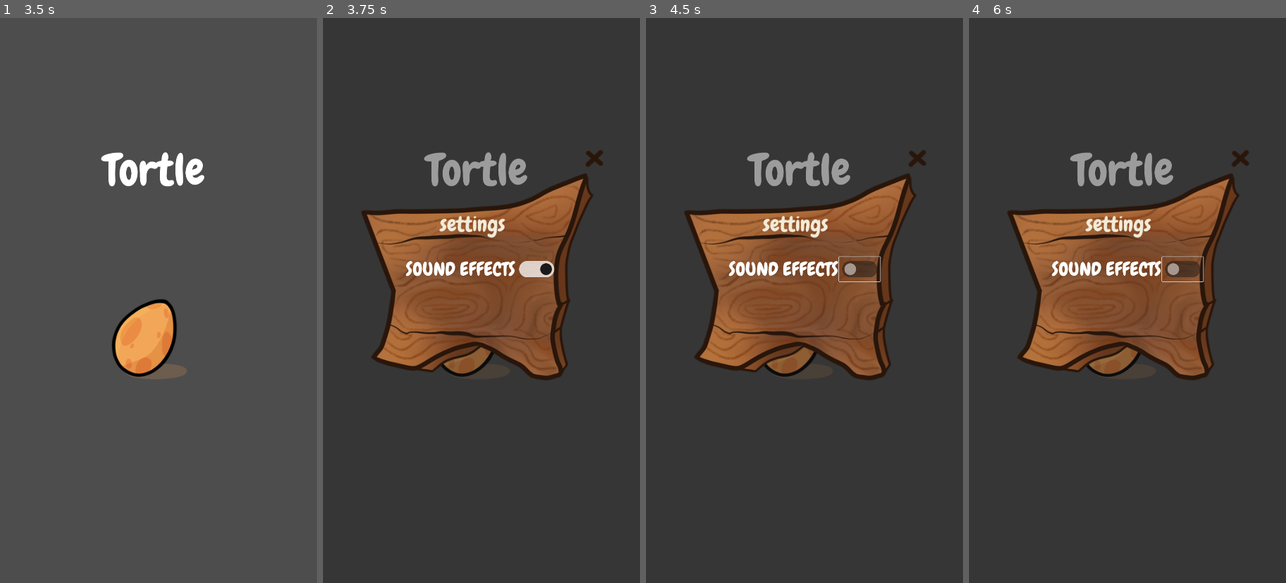
Above: before the commit, frames 1-4 (left to right).
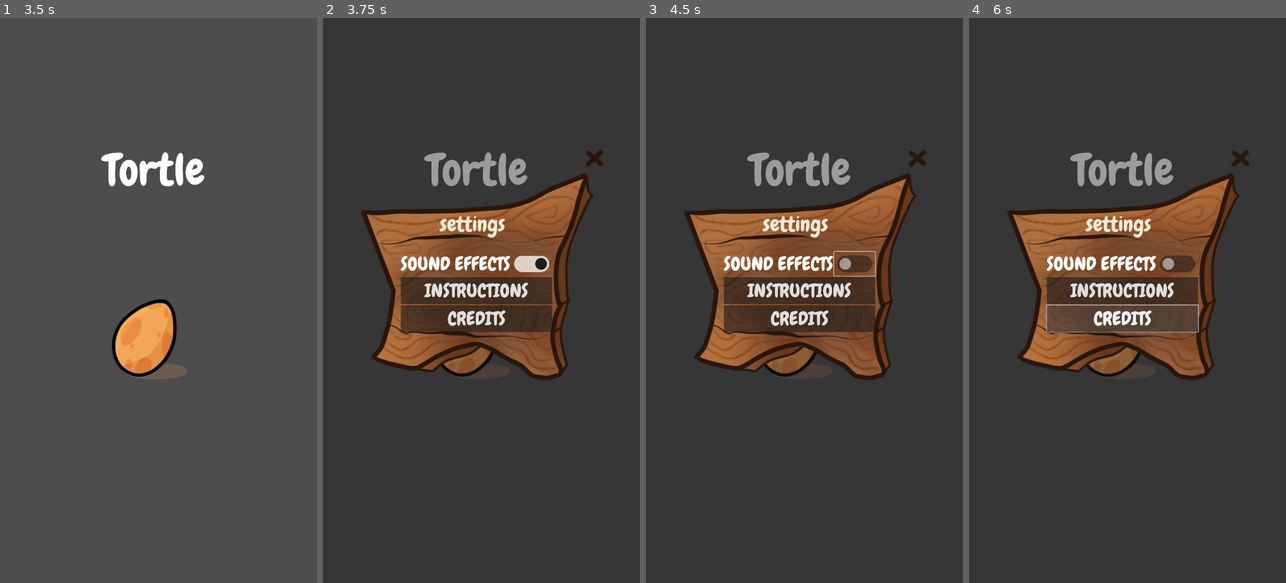
Above: after the commit, the same moments.

Repository: 100-Devs-1-Game/PocketTurtle
Game: Godot game, scene res://game/main/main.tscn
The game is run twice, just before and just after one commit, with the same random seed, the same clock (stepped at 60 frames per second) and the same inputs.
Inputs (mouse positions are in pixels of both pictures, inside the frame that each line leads up to; where the layout moved, square brackets give the same spot in the first picture):
- Up to frame 1 (3.5 s): tap Enter at 0.5, 2 s; tap Space at 1.25 s; click "OKAY!" at 2.75 s
- Up to frame 2 (3.75 s): click (475, 300) at 3.5 s
- Up to frame 3 (4.5 s): click (855, 266) [858, 266] at 4.25 s
- Up to frame 4 (6 s): click (1121, 289) at 5 s, where only the run after the commit has a clickable "INSTRUCTIONS"; click (1121, 317) at 5.75 s, where only the run after the commit has a clickable "CREDITS"

Frame 1 is identical in both runs. In frame 2, 5.6% of the frame differs, in the area x 24-74%, y 42-56%; in frame 3, 5.6%; in frame 4, 5.8%, in the area x 24-75%, y 42-56%.

Commit message:
Flesh out credits a bit more

Diff:
--- a/src/game/settings_menu/settings_menu.tscn
+++ b/src/game/settings_menu/settings_menu.tscn
@@ -15,7 +15,7 @@
 grow_vertical = 2
 script = ExtResource("1_r7u86")
 close_button = NodePath("TextureButton")
-sfx_check_button = NodePath("GridContainer/CheckButton")
+sfx_check_button = NodePath("VBoxContainer/GridContainer/CheckButton")
 
 [node name="Background" type="ColorRect" parent="."]
 layout_mode = 0
@@ -37,28 +37,36 @@
 offset_right = 992.0
 offset_bottom = 530.0
 
-[node name="GridContainer" type="GridContainer" parent="."]
-layout_mode = 1
-anchors_preset = 8
-anchor_left = 0.5
-anchor_top = 0.5
-anchor_right = 0.5
-anchor_bottom = 0.5
-offset_left = -258.0
-offset_top = -148.0
-offset_right = 258.0
-offset_bottom = -65.0
-grow_horizontal = 2
-grow_vertical = 2
+[node name="VBoxContainer" type="VBoxContainer" parent="."]
+layout_mode = 0
+offset_left = 265.0
+offset_top = 794.0
+offset_right = 781.0
+offset_bottom = 877.0
+
+[node name="GridContainer" type="GridContainer" parent="VBoxContainer"]
+layout_mode = 2
 columns = 2
 
-[node name="Label" type="Label" parent="GridContainer"]
+[node name="Label" type="Label" parent="VBoxContainer/GridContainer"]
 layout_mode = 2
 theme_override_fonts/font = ExtResource("3_8m0rt")
 theme_override_font_sizes/font_size = 64
 text = "SOUND EFFECTS"
 
-[node name="CheckButton" type="CheckButton" parent="GridContainer"]
+[node name="CheckButton" type="CheckButton" parent="VBoxContainer/GridContainer"]
 layout_mode = 2
 theme_override_icons/checked = ExtResource("4_g2x4v")
 theme_override_icons/unchecked = ExtResource("5_pnu0s")
+
+[node name="Instructions" type="Button" parent="VBoxContainer"]
+layout_mode = 2
+theme_override_fonts/font = ExtResource("3_8m0rt")
+theme_override_font_sizes/font_size = 64
+text = "INSTRUCTIONS"
+
+[node name="Button" type="Button" parent="VBoxContainer"]
+layout_mode = 2
+theme_override_fonts/font = ExtResource("3_8m0rt")
+theme_override_font_sizes/font_size = 64
+text = "CREDITS"
